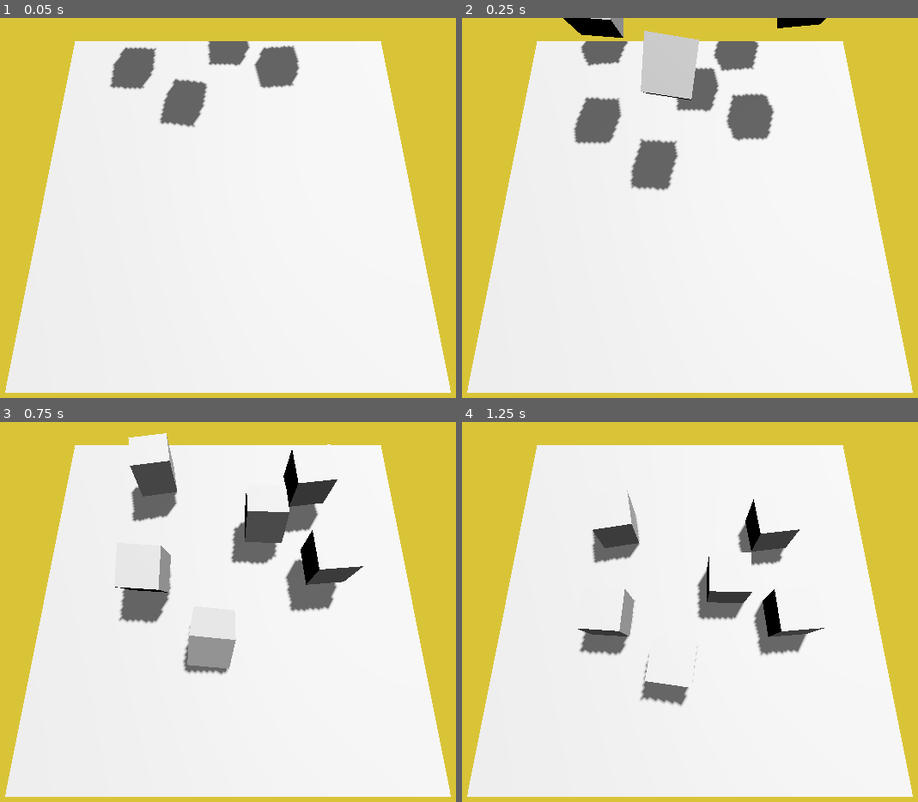
Above: before the commit, frames 1-4 (two rows, left to right).
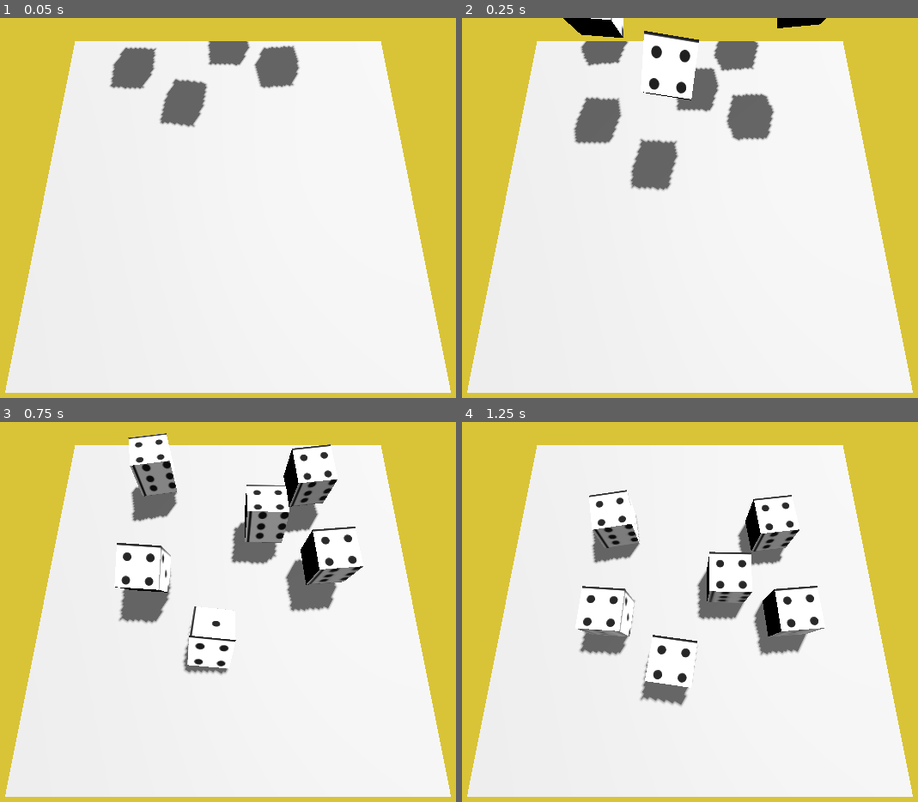
Above: after the commit, the same moments.

Repository: Sanjay004mk/farkle
Game: Godot game, scene res://game/game.tscn
Same seed, same stepped clock (60 frames per second), same inputs: the game is played once before the commit and once after it. This scene is started directly instead of the project's main scene.
Inputs:
- Up to frame 1 (0.05 s): no input
- Up to frame 2 (0.25 s): no input
- Up to frame 3 (0.75 s): no input
- Up to frame 4 (1.25 s): no input

Frame 1 is identical in both runs. In frame 2, 1.9% of the frame differs, in the area x 28-52%, y 0-22%; in frame 3, 3.9%, in the area x 25-80%, y 2-66%; in frame 4, 2.5%.

Commit message:
- Die Texture

Diff:
--- a/dice/animated_die.tscn
+++ b/dice/animated_die.tscn
@@ -2,8 +2,7 @@
 
 [ext_resource type="Script" uid="uid://c06cvopkp3so6" path="res://dice/animated_die.gd" id="1_hhyba"]
 [ext_resource type="Curve3D" uid="uid://cc5vlva0p6r0e" path="res://dice/animations/die_roll_1.tres" id="2_7vs8r"]
-
-[sub_resource type="BoxMesh" id="BoxMesh_skg3h"]
+[ext_resource type="BoxMesh" uid="uid://dbm8shogmj2n2" path="res://dice/model/die_mesh.tres" id="3_nlslu"]
 
 [node name="AnimatedDie" type="Node3D" unique_id=1976535065]
 script = ExtResource("1_hhyba")
@@ -18,4 +17,4 @@
 [node name="Node3D" type="Node3D" parent="Path3D/PathFollow3D" unique_id=104775180]
 
 [node name="MeshInstance3D" type="MeshInstance3D" parent="Path3D/PathFollow3D/Node3D" unique_id=1333775108]
-mesh = SubResource("BoxMesh_skg3h")
+mesh = ExtResource("3_nlslu")
--- /dev/null
+++ b/dice/model/die_map.svg
@@ -0,0 +1,339 @@
+<?xml version="1.0" encoding="UTF-8" standalone="no"?>
+<!-- Created with Inkscape (http://www.inkscape.org/) -->
+
+<svg
+   width="210mm"
+   height="297mm"
+   viewBox="0 0 210 297"
+   version="1.1"
+   id="svg1"
+   inkscape:export-filename="die_map.png"
+   inkscape:export-xdpi="96"
+   inkscape:export-ydpi="96"
+   inkscape:version="1.4.4 (dcaf3e7d9e, 2026-05-05)"
+   sodipodi:docname="die_mapsvg"
+   xmlns:inkscape="http://www.inkscape.org/namespaces/inkscape"
+   xmlns:sodipodi="http://sodipodi.sourceforge.net/DTD/sodipodi-0.dtd"
+   xmlns="http://www.w3.org/2000/svg"
+   xmlns:svg="http://www.w3.org/2000/svg">
+  <sodipodi:namedview
+     id="namedview1"
+     pagecolor="#ffffff"
+     bordercolor="#000000"
+     borderopacity="0.25"
+     inkscape:showpageshadow="2"
+     inkscape:pageopacity="0.0"
+     inkscape:pagecheckerboard="0"
+     inkscape:deskcolor="#d1d1d1"
+     inkscape:document-units="mm"
+     inkscape:zoom="1.345188"
+     inkscape:cx="358.68593"
+     inkscape:cy="272.45263"
+     inkscape:window-width="1920"
+     inkscape:window-height="963"
+     inkscape:window-x="0"
+     inkscape:window-y="0"
+     inkscape:window-maximized="1"
+     inkscape:current-layer="layer1" />
+  <defs
+     id="defs1" />
+  <g
+     inkscape:label="Layer 1"
+     inkscape:groupmode="layer"
+     id="layer1">
+    <g
+       id="g9"
+       transform="translate(-58.125176)">
+      <path
+         style="fill:#ffffff;stroke:#000000;stroke-width:1;stroke-dasharray:none;stroke-opacity:1;fill-opacity:1"
+         d="M 58.625176,46.303325 V 65.704978 H 98.610658 V 85.802029 H 118.29047 V 65.913598 h 20.02751 V 46.233785 H 118.29047 V 26.136734 H 98.610658 v 20.166591 z"
+         id="path6"
+         inkscape:export-filename="die_map.png"
+         inkscape:export-xdpi="96"
+         inkscape:export-ydpi="96" />
+      <path
+         style="fill:none;stroke:#000000;stroke-width:1;stroke-dasharray:none;stroke-opacity:1"
+         d="M 78.304988,46.303325 V 65.704978"
+         id="path7" />
+      <path
+         style="fill:none;stroke:#000000;stroke-width:1;stroke-dasharray:none;stroke-opacity:1"
+         d="m 98.610659,46.268555 0.06954,19.505963 19.401651,0.17385 0.17385,-19.731967 z"
+         id="path8"
+         sodipodi:nodetypes="ccccc" />
+      <rect
+         style="fill:#ffffff;fill-opacity:1;stroke:#000000;stroke-width:1;stroke-dasharray:none;stroke-opacity:1"
+         id="rect28"
+         width="60"
+         height="40"
+         x="182.62915"
+         y="32.65033" />
+      <path
+         style="fill:#ffffff;fill-opacity:1;stroke:#000000;stroke-width:1;stroke-dasharray:none;stroke-opacity:1"
+         d="m 182.67126,53.058999 h 59.94346"
+         id="path29" />
+      <path
+         style="fill:#ffffff;fill-opacity:1;stroke:#000000;stroke-width:1;stroke-dasharray:none;stroke-opacity:1"
+         d="M 202.42062,32.683786 V 72.80835"
+         id="path30" />
+      <path
+         style="fill:#ffffff;fill-opacity:1;stroke:#000000;stroke-width:1;stroke-dasharray:none;stroke-opacity:1"
+         d="M 222.58721,32.405627 V 72.669269"
+         id="path31" />
+    </g>
+    <circle
+       style="fill:#000000;fill-opacity:1;stroke:none;stroke-width:1;stroke-dasharray:none;stroke-opacity:1"
+       id="path9"
+       cx="10.382047"
+       cy="55.974731"
+       r="1.8080392" />
+    <circle
+       style="fill:#000000;fill-opacity:1;stroke:none;stroke-width:1;stroke-dasharray:none;stroke-opacity:1"
+       id="circle9"
+       cx="25.772942"
+       cy="60.941124"
+       r="1.8080392" />
+    <circle
+       style="fill:#000000;fill-opacity:1;stroke:none;stroke-width:1;stroke-dasharray:none;stroke-opacity:1"
+       id="circle10"
+       cx="35.41069"
+       cy="51.057514"
+       r="1.8080392" />
+    <circle
+       style="fill:#000000;fill-opacity:1;stroke:none;stroke-width:1;stroke-dasharray:none;stroke-opacity:1"
+       id="circle11"
+       cx="44.556717"
+       cy="42.00983"
+       r="1.8080392" />
+    <circle
+       style="fill:#000000;fill-opacity:1;stroke:none;stroke-width:1;stroke-dasharray:none;stroke-opacity:1"
+       id="circle12"
+       cx="50.703239"
+       cy="36.010822"
+       r="1.8080392" />
+    <circle
+       style="fill:#000000;fill-opacity:1;stroke:none;stroke-width:1;stroke-dasharray:none;stroke-opacity:1"
+       id="circle13"
+       cx="56.35804"
+       cy="30.208504"
+       r="1.8080392" />
+    <circle
+       style="fill:#000000;fill-opacity:1;stroke:none;stroke-width:1;stroke-dasharray:none;stroke-opacity:1"
+       id="circle14"
+       cx="45.279121"
+       cy="49.988354"
+       r="1.8080392" />
+    <circle
+       style="fill:#000000;fill-opacity:1;stroke:none;stroke-width:1;stroke-dasharray:none;stroke-opacity:1"
+       id="circle15"
+       cx="54.806099"
+       cy="49.849274"
+       r="1.8080392" />
+    <circle
+       style="fill:#000000;fill-opacity:1;stroke:none;stroke-width:1;stroke-dasharray:none;stroke-opacity:1"
+       id="circle16"
+       cx="45.279121"
+       cy="55.968792"
+       r="1.8080392" />
+    <circle
+       style="fill:#000000;fill-opacity:1;stroke:none;stroke-width:1;stroke-dasharray:none;stroke-opacity:1"
+       id="circle17"
+       cx="54.806099"
+       cy="55.829712"
+       r="1.8080392" />
+    <circle
+       style="fill:#000000;fill-opacity:1;stroke:none;stroke-width:1;stroke-dasharray:none;stroke-opacity:1"
+       id="circle18"
+       cx="45.279121"
+       cy="61.39291"
+       r="1.8080392" />
+    <circle
+       style="fill:#000000;fill-opacity:1;stroke:none;stroke-width:1;stroke-dasharray:none;stroke-opacity:1"
+       id="circle19"
+       cx="54.806099"
+       cy="61.25383"
+       r="1.8080392" />
+    <circle
+       style="fill:#000000;fill-opacity:1;stroke:none;stroke-width:1;stroke-dasharray:none;stroke-opacity:1"
+       id="circle20"
+       cx="45.279121"
+       cy="71.12851"
+       r="1.8080392" />
+    <circle
+       style="fill:#000000;fill-opacity:1;stroke:none;stroke-width:1;stroke-dasharray:none;stroke-opacity:1"
+       id="circle21"
+       cx="54.806099"
+       cy="70.989426"
+       r="1.8080392" />
+    <circle
+       style="fill:#000000;fill-opacity:1;stroke:none;stroke-width:1;stroke-dasharray:none;stroke-opacity:1"
+       id="circle22"
+       cx="45.279121"
+       cy="80.516403"
+       r="1.8080392" />
+    <circle
+       style="fill:#000000;fill-opacity:1;stroke:none;stroke-width:1;stroke-dasharray:none;stroke-opacity:1"
+       id="circle23"
+       cx="54.806099"
+       cy="80.377319"
+       r="1.8080392" />
+    <circle
+       style="fill:#000000;fill-opacity:1;stroke:none;stroke-width:1;stroke-dasharray:none;stroke-opacity:1"
+       id="circle24"
+       cx="65.654335"
+       cy="51.448696"
+       r="1.8080392" />
+    <circle
+       style="fill:#000000;fill-opacity:1;stroke:none;stroke-width:1;stroke-dasharray:none;stroke-opacity:1"
+       id="circle25"
+       cx="75.181313"
+       cy="51.309612"
+       r="1.8080392" />
+    <circle
+       style="fill:#000000;fill-opacity:1;stroke:none;stroke-width:1;stroke-dasharray:none;stroke-opacity:1"
+       id="circle26"
+       cx="65.654335"
+       cy="60.83659"
+       r="1.8080392" />
+    <circle
+       style="fill:#000000;fill-opacity:1;stroke:none;stroke-width:1;stroke-dasharray:none;stroke-opacity:1"
+       id="circle27"
+       cx="75.181313"
+       cy="60.697506"
+       r="1.8080392" />
+    <circle
+       style="fill:#000000;fill-opacity:1;stroke:none;stroke-width:1;stroke-dasharray:none;stroke-opacity:1"
+       id="circle28"
+       cx="70.452591"
+       cy="56.107872"
+       r="1.8080392" />
+    <circle
+       style="fill:#000000;fill-opacity:1;stroke:none;stroke-width:1;stroke-dasharray:none;stroke-opacity:1"
+       id="circle31"
+       cx="134.88602"
+       cy="42.993275"
+       r="1.8080392"
+       inkscape:export-filename="die_map.png"
+       inkscape:export-xdpi="96"
+       inkscape:export-ydpi="96" />
+    <circle
+       style="fill:#000000;fill-opacity:1;stroke:none;stroke-width:1;stroke-dasharray:none;stroke-opacity:1"
+       id="circle32"
+       cx="150.27692"
+       cy="47.959667"
+       r="1.8080392" />
+    <circle
+       style="fill:#000000;fill-opacity:1;stroke:none;stroke-width:1;stroke-dasharray:none;stroke-opacity:1"
+       id="circle33"
+       cx="159.91466"
+       cy="38.076057"
+       r="1.8080392" />
+    <circle
+       style="fill:#000000;fill-opacity:1;stroke:none;stroke-width:1;stroke-dasharray:none;stroke-opacity:1"
+       id="circle34"
+       cx="169.7831"
+       cy="37.006897"
+       r="1.8080392" />
+    <circle
+       style="fill:#000000;fill-opacity:1;stroke:none;stroke-width:1;stroke-dasharray:none;stroke-opacity:1"
+       id="circle35"
+       cx="179.31007"
+       cy="36.867817"
+       r="1.8080392" />
+    <circle
+       style="fill:#000000;fill-opacity:1;stroke:none;stroke-width:1;stroke-dasharray:none;stroke-opacity:1"
+       id="circle36"
+       cx="169.7831"
+       cy="42.987335"
+       r="1.8080392" />
+    <circle
+       style="fill:#000000;fill-opacity:1;stroke:none;stroke-width:1;stroke-dasharray:none;stroke-opacity:1"
+       id="circle37"
+       cx="179.31007"
+       cy="42.848255"
+       r="1.8080392" />
+    <circle
+       style="fill:#000000;fill-opacity:1;stroke:none;stroke-width:1;stroke-dasharray:none;stroke-opacity:1"
+       id="circle38"
+       cx="169.7831"
+       cy="48.411453"
+       r="1.8080392" />
+    <circle
+       style="fill:#000000;fill-opacity:1;stroke:none;stroke-width:1;stroke-dasharray:none;stroke-opacity:1"
+       id="circle39"
+       cx="179.31007"
+       cy="48.272373"
+       r="1.8080392" />
+    <circle
+       style="fill:#000000;fill-opacity:1;stroke:none;stroke-width:1;stroke-dasharray:none;stroke-opacity:1"
+       id="circle40"
+       cx="128.7395"
+       cy="68.562813"
+       r="1.8080392" />
+    <circle
+       style="fill:#000000;fill-opacity:1;stroke:none;stroke-width:1;stroke-dasharray:none;stroke-opacity:1"
+       id="circle41"
+       cx="134.88602"
+       cy="62.563801"
+       r="1.8080392" />
+    <circle
+       style="fill:#000000;fill-opacity:1;stroke:none;stroke-width:1;stroke-dasharray:none;stroke-opacity:1"
+       id="circle42"
+       cx="140.54082"
+       cy="56.761482"
+       r="1.8080392" />
+    <circle
+       style="fill:#000000;fill-opacity:1;stroke:none;stroke-width:1;stroke-dasharray:none;stroke-opacity:1"
+       id="circle43"
+       cx="149.52415"
+       cy="57.950363"
+       r="1.8080392" />
+    <circle
+       style="fill:#000000;fill-opacity:1;stroke:none;stroke-width:1;stroke-dasharray:none;stroke-opacity:1"
+       id="circle44"
+       cx="159.05113"
+       cy="57.811279"
+       r="1.8080392" />
+    <circle
+       style="fill:#000000;fill-opacity:1;stroke:none;stroke-width:1;stroke-dasharray:none;stroke-opacity:1"
+       id="circle45"
+       cx="149.52415"
+       cy="67.338257"
+       r="1.8080392" />
+    <circle
+       style="fill:#000000;fill-opacity:1;stroke:none;stroke-width:1;stroke-dasharray:none;stroke-opacity:1"
+       id="circle46"
+       cx="159.05113"
+       cy="67.199173"
+       r="1.8080392" />
+    <circle
+       style="fill:#000000;fill-opacity:1;stroke:none;stroke-width:1;stroke-dasharray:none;stroke-opacity:1"
+       id="circle47"
+       cx="169.89937"
+       cy="57.939426"
+       r="1.8080392" />
+    <circle
+       style="fill:#000000;fill-opacity:1;stroke:none;stroke-width:1;stroke-dasharray:none;stroke-opacity:1"
+       id="circle48"
+       cx="179.42635"
+       cy="57.800343"
+       r="1.8080392" />
+    <circle
+       style="fill:#000000;fill-opacity:1;stroke:none;stroke-width:1;stroke-dasharray:none;stroke-opacity:1"
+       id="circle49"
+       cx="169.89937"
+       cy="67.327316"
+       r="1.8080392" />
+    <circle
+       style="fill:#000000;fill-opacity:1;stroke:none;stroke-width:1;stroke-dasharray:none;stroke-opacity:1"
+       id="circle50"
+       cx="179.42635"
+       cy="67.188232"
+       r="1.8080392" />
+    <circle
+       style="fill:#000000;fill-opacity:1;stroke:none;stroke-width:1;stroke-dasharray:none;stroke-opacity:1"
+       id="circle51"
+       cx="174.69762"
+       cy="62.598602"
+       r="1.8080392" />
+  </g>
+</svg>
--- /dev/null
+++ b/dice/model/die_material.tres
@@ -0,0 +1,6 @@
+[gd_resource type="StandardMaterial3D" format=3 uid="uid://b6nouqmb7w08c"]
+
+[ext_resource type="Texture2D" uid="uid://d4dmc10jc6qg0" path="res://dice/model/die_map.png" id="1_0ikc3"]
+
+[resource]
+albedo_texture = ExtResource("1_0ikc3")
--- /dev/null
+++ b/dice/model/die_mesh.tres
@@ -0,0 +1,6 @@
+[gd_resource type="BoxMesh" format=3 uid="uid://dbm8shogmj2n2"]
+
+[ext_resource type="Material" uid="uid://b6nouqmb7w08c" path="res://dice/model/die_material.tres" id="1_5kypk"]
+
+[resource]
+material = ExtResource("1_5kypk")
Binary file added: dice/model/die_map.png
Not shown, added: dice/model/die_map.png.import
Not shown, added: dice/model/die_map.svg.import
